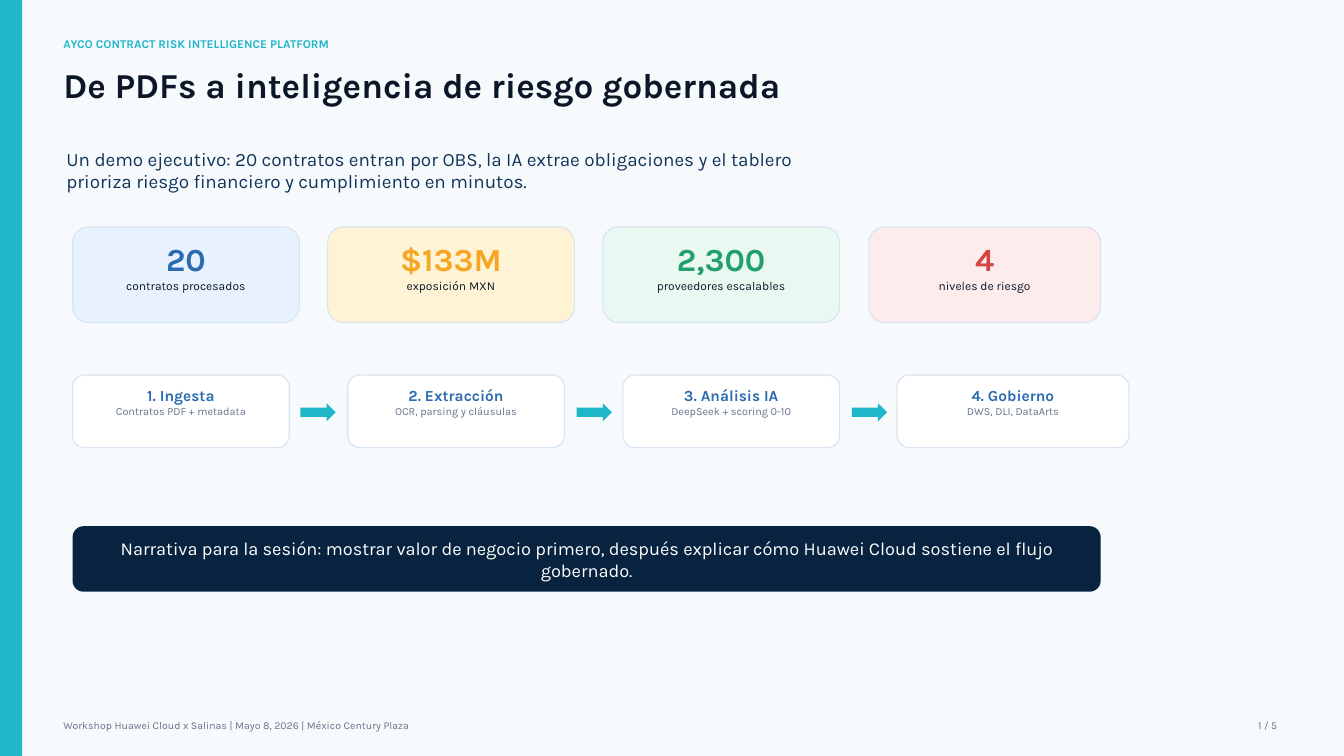
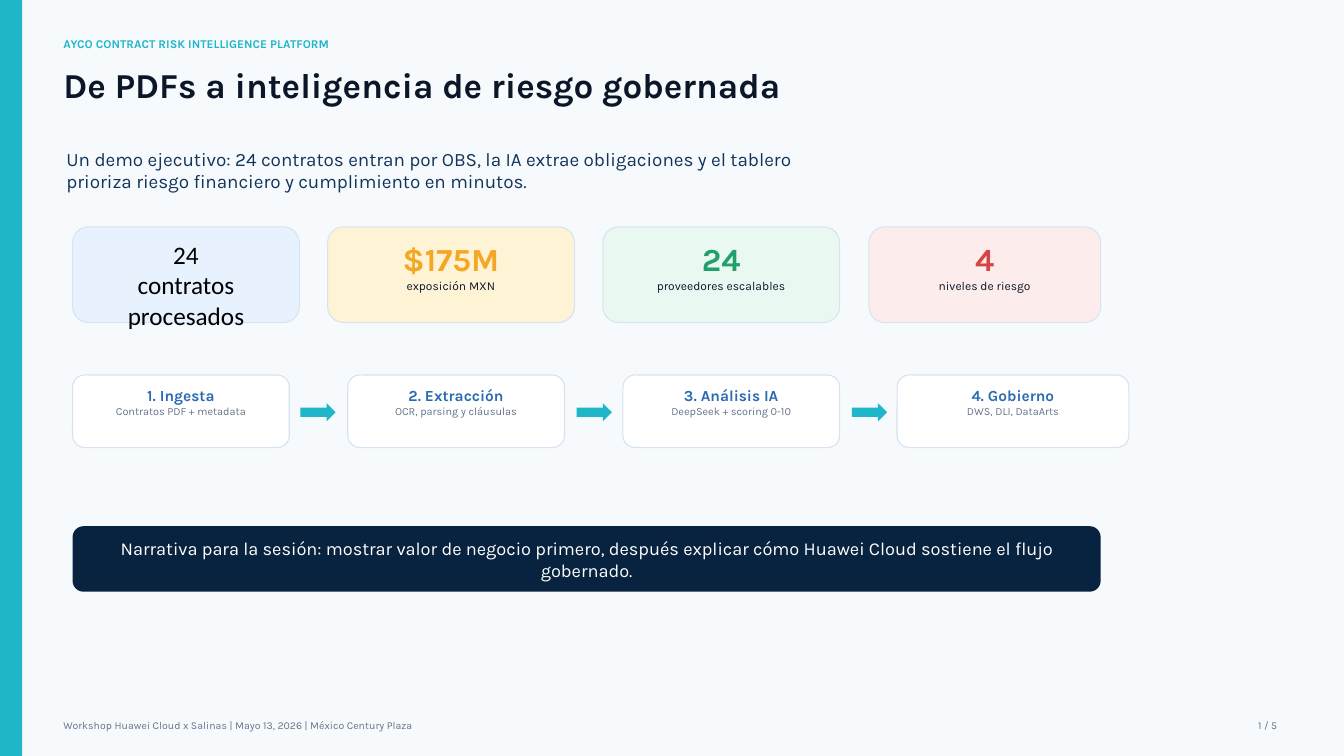
Before and after one commit to Borre/ayco-huawei-cloud, a slide deck: slide 1 of docs/slides-arquitectura.pptx. Drawn at 1344x756 pixels with LibreOffice and Linux fonts; fonts in the diff are those of the drawing. Boxes give left, top, right and bottom in pixels: in the first picture for what was removed or moved away, otherwise in the second. Text is boxed around its words. In the diff, an @@ line names an element or a change of style, - is before the commit and + after.

Commit message:
docs: update all demo documents with current state (May 13, 2026)
- PPTX: node counts (3→2), record counts (20→24), DWS IP, TCO
- Handover markdown: IPs, counts, exposure numbers
- Regenerated PDFs from sources
- Agent Tools section preserved in handover

```diff
--- a/docs/slides-arquitectura.pptx
+++ b/docs/slides-arquitectura.pptx
@@ text at (66,153,791,193): text changed @@
-Un demo ejecutivo: 20 contratos entran por OBS, la IA extrae obligaciones y el tablero prioriza riesgo financiero y cumplimiento en minutos.
+Un demo ejecutivo: 24 contratos entran por OBS, la IA extrae obligaciones y el tablero prioriza riesgo financiero y cumplimiento en minutos.
@@ text in rounded rectangle at (128,247,244,329): text changed; size 8.6 to 18 pt; font Karla to Calibri; text colour #0B1728 to #000000 @@
-20
-contratos procesados
+24
+contratos procesados
@@ text in rounded rectangle at (403,247,500,275): text changed @@
-$133M
+$175M
@@ text in rounded rectangle at (702,249,741,271): text changed @@
-2,300
+24
@@ text at (63,721,412,732): text changed @@
-Workshop Huawei Cloud x Salinas | Mayo 8, 2026 | México Century Plaza
+Workshop Huawei Cloud x Salinas | Mayo 13, 2026 | México Century Plaza
```
Also in this commit, not shown: 4 other slides changed, 6 other files.
